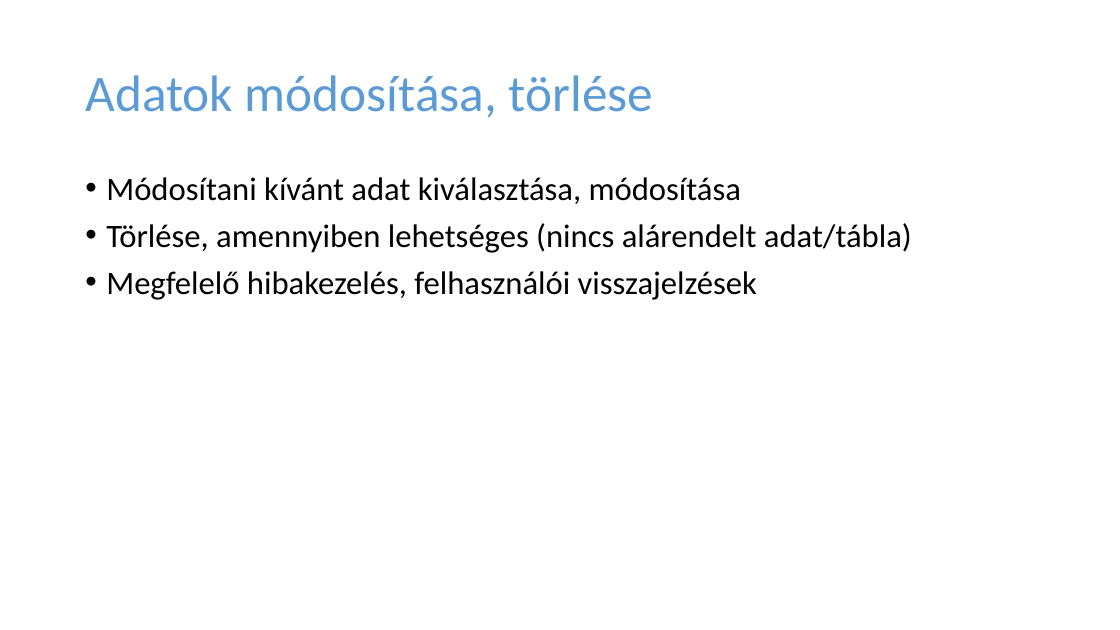
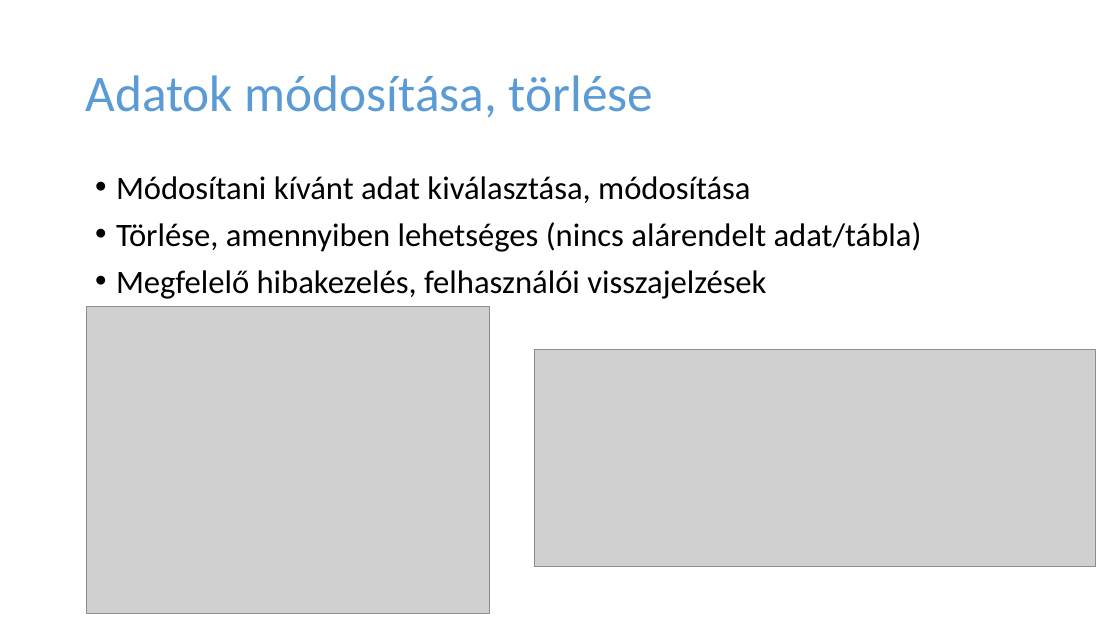
Before and after one commit to fedorbenjamin02/Vizsgaremek2024, a slide deck: slide 22 of Mellékletek/Prezentáció/Frissfutár_prezentáció.pptx. Drawn at 1120x630 pixels with LibreOffice and Linux fonts; fonts in the diff are those of the drawing; grey boxes stand for pictures. Boxes give left, top, right and bottom in pixels: in the first picture for what was removed or moved away, otherwise in the second. Text is boxed around its words. In the diff, an @@ line names an element or a change of style, - is before the commit and + after.

```diff
--- a/Mellékletek/Prezentáció/Frissfutár_prezentáció.pptx
+++ b/Mellékletek/Prezentáció/Frissfutár_prezentáció.pptx
@@ text "Módosítani kívánt adat kiválasztása, módosítása" moved from (x1=106, y1=177, x2=912, y2=300) to (x1=116, y1=176, x2=922, y2=299) @@
@@ picture added at (x1=87, y1=307, x2=490, y2=613) @@
@@ picture added at (x1=534, y1=350, x2=1096, y2=566) @@
```
Also in this commit, not shown: 9 other slides changed, 1 slide removed.
